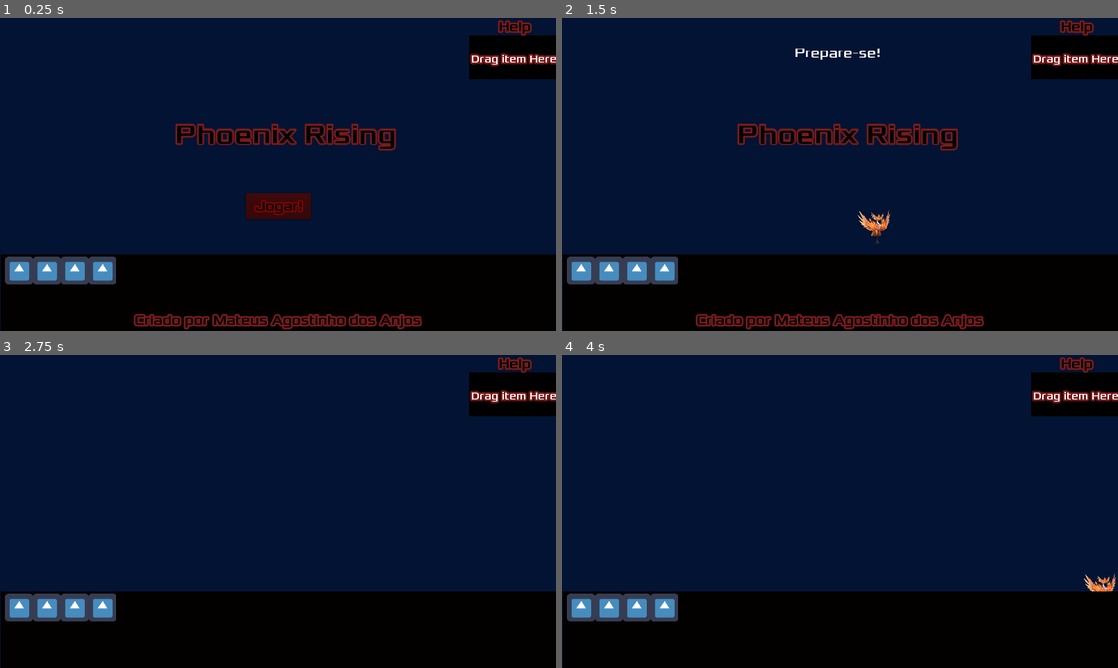
Above: before the commit, frames 1-4 (two rows, left to right).
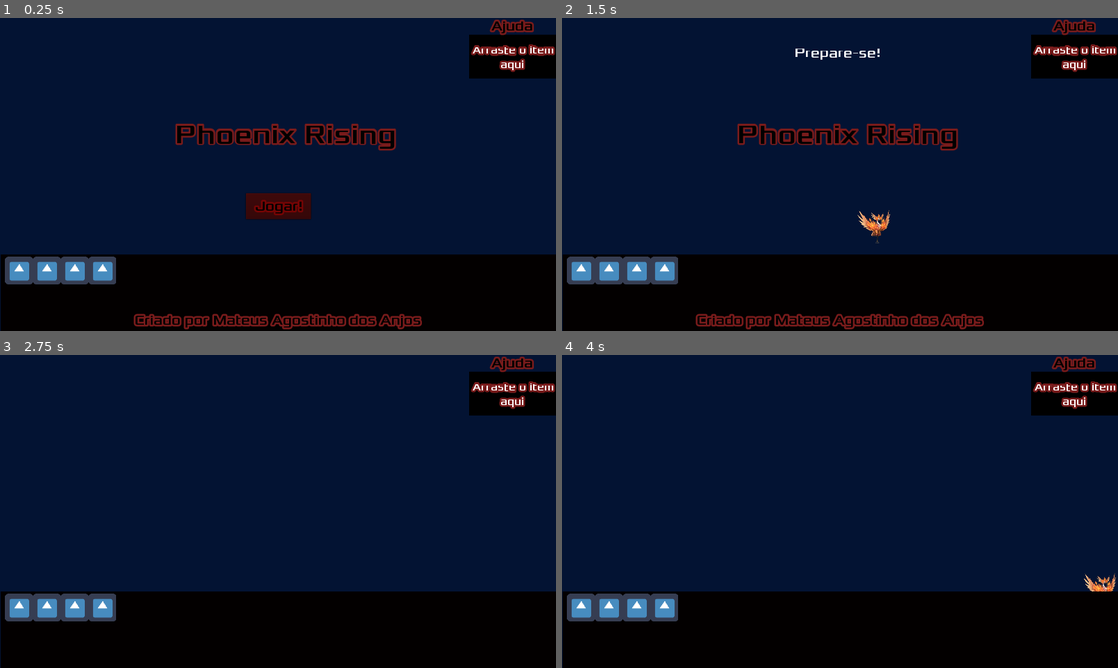
Above: after the commit, the same moments.

Repository: MateusdosAnjos/MAC0499
Game: Godot game, scene res://Main/Main.tscn
The game is run twice, just before and just after one commit, with the same random seed, the same clock (stepped at 60 frames per second) and the same inputs. The project has no main scene, so this scene is started directly.
Inputs (mouse positions are in pixels of both pictures, inside the frame that each line leads up to):
- Up to frame 1 (0.25 s): no input
- Up to frame 2 (1.5 s): click "Jogar!" at 0.5 s; tap Enter at 1.25 s; move the mouse to (1073, 55) at 1.27 s; hold Right (ui_right) from 1.28 s (still down); click (1073, 55) at 1.35 s
- Up to frame 3 (2.75 s): move the mouse to (166, 527) at 2.02 s; release Right (ui_right) at 2.03 s; hold Down (ui_down) from 2.03 s (still down); click (166, 527) at 2.1 s
- Up to frame 4 (4 s): move the mouse to (895, 442) at 2.77 s; release Down (ui_down) at 2.78 s; hold Right (ui_right) 2.78-3.53 s; click (895, 442) at 2.85 s; tap Space at 3.5 s; move the mouse to (812, 574) at 3.52 s; hold Up (ui_up) from 3.53 s (still down); click (812, 574) at 3.6 s

The runs differ from the first frame. In frame 1, 1.2% of the frame differs, in the area x 84-100%, y 0-20%; in frame 2, 1.2%; in frame 3, 1.2%; in frame 4, 1.2%.

Commit message:
Adicionado espaço de Ajuda

Diff:
--- a/Phoenix Rising/Help/Help.gd
+++ b/Phoenix Rising/Help/Help.gd
@@ -1,16 +1,78 @@
-extends Area2D
+extends TextureRect
 
-# Declare member variables here. Examples:
-# var a = 2
-# var b = "text"
+var items = []
 
-# Called when the node enters the scene tree for the first time.
+var grid = {}
+var cell_size = 32
+var grid_width = 0
+var grid_height = 0
+
 func _ready():
-    pass # Replace with function body.
+    var s = get_grid_size(self)
+    grid_width = s.x
+    grid_height = s.y
 
-# Called every frame. 'delta' is the elapsed time since the previous frame.
-#func _process(delta):
-#    pass
+    for x in range (grid_width):
+        grid[x] = {}
+        for y in range (grid_height):
+            grid[x][y] = false
 
-func _on_Help_mouse_entered():
-    print("Oe")
+func insert_item(item):
+    var item_pos = item.rect_global_position + Vector2(cell_size/2, cell_size/2)
+    var g_pos = pos_to_grid_coord(item_pos)
+    var item_size = get_grid_size(item)
+    if is_grid_space_available(g_pos.x, g_pos.y, item_size.x, item_size.y):
+        set_grid_space(g_pos.x, g_pos.y, item_size.x, item_size.y, true)
+        item.rect_global_position = rect_global_position + Vector2(g_pos.x, g_pos.y) * cell_size
+        items.append(item)
+        return true
+    else:
+        return false
+
+func grab_item(pos):
+    var item = get_item_under_pos(pos)
+    if item == null:
+        return null
+    var item_pos = item.rect_global_position + Vector2(cell_size/2, cell_size/2)
+    var g_pos = pos_to_grid_coord(item_pos)
+    var item_size = get_grid_size(item)
+    set_grid_space(g_pos.x, g_pos.y, item_size.x, item_size.y, false)
+    items.remove(items.find(item))
+    return item
+
+func get_item_under_pos(pos):
+    for item in items:
+        if item.get_global_rect().has_point(pos):
+            return item
+    return null
+
+
+func set_grid_space (x, y, w, h, state):
+        for i in range (x, grid_width):
+            for j in range (y, grid_height):
+                grid[i][j] = state
+
+func is_grid_space_available(x, y, w, h):
+    if x < 0 or y < 0:
+        return false
+    if x + w > grid_width or y + h > grid_height:
+        return false
+    for i in range (x, x + w):
+        for j in range (y, y + h):
+            if grid[i][j]:
+                return false
+    return true
+
+func pos_to_grid_coord(pos):
+    var local_pos = pos - rect_global_position
+    var results = {}
+    results.x = int(local_pos.x / cell_size)
+    results.y = int(local_pos.y / cell_size)
+    return results
+
+func get_grid_size(item):
+    var results = {}
+    var s = item.rect_size
+    results.x = clamp(int(s.x / cell_size), 1, 500)
+    results.y = clamp(int(s.y / cell_size), 1, 500)
+    return results
--- a/Phoenix Rising/Help/Help.tscn
+++ b/Phoenix Rising/Help/Help.tscn
@@ -1,50 +1,41 @@
-[gd_scene load_steps=6 format=2]
+[gd_scene load_steps=5 format=2]
 
 [ext_resource path="res://Help/Help.gd" type="Script" id=1]
 [ext_resource path="res://acessorios/fonts/Xolonium-Regular.ttf" type="DynamicFontData" id=2]
 
-[sub_resource type="RectangleShape2D" id=3]
-extents = Vector2( 101.311, 50.5204 )
-
-[sub_resource type="DynamicFont" id=1]
+[sub_resource type="DynamicFont" id=4]
 size = 32
 outline_size = 4
 outline_color = Color( 0.47451, 0.105882, 0.105882, 1 )
 font_data = ExtResource( 2 )
 
-[sub_resource type="DynamicFont" id=2]
+[sub_resource type="DynamicFont" id=3]
 size = 24
 outline_size = 4
 outline_color = Color( 0.47451, 0.105882, 0.105882, 1 )
 font_data = ExtResource( 2 )
 
-[node name="Help" type="Area2D"]
+[node name="Help" type="TextureRect"]
 script = ExtResource( 1 )
-
-[node name="CollisionShape2D" type="CollisionShape2D" parent="."]
-position = Vector2( 1180, 90 )
-shape = SubResource( 3 )
 
 [node name="HelpShape" type="Panel" parent="."]
 modulate = Color( 0, 0, 0, 1 )
-margin_left = 1080.0
-margin_top = 40.0
-margin_right = 1280.0
-margin_bottom = 140.0
+margin_right = 200.0
+margin_bottom = 100.0
 
 [node name="HelpLabel" type="Label" parent="."]
-margin_left = 1147.37
-margin_right = 1222.37
-margin_bottom = 39.0
-custom_fonts/font = SubResource( 1 )
+margin_left = 52.0
+margin_top = -40.0
+margin_right = 148.0
+custom_fonts/font = SubResource( 4 )
 custom_colors/font_color = Color( 0, 0, 0, 1 )
-text = "Help"
+text = "Ajuda"
 
 [node name="HowToUse" type="Label" parent="."]
-margin_left = 1084.9
-margin_top = 79.5789
-margin_right = 1279.9
-margin_bottom = 109.579
-custom_fonts/font = SubResource( 2 )
-text = "Drag item Here"
-[connection signal="mouse_entered" from="." to="." method="_on_Help_mouse_entered"]
+margin_left = 8.0
+margin_top = 21.0
+margin_right = 198.0
+margin_bottom = 84.0
+custom_fonts/font = SubResource( 3 )
+text = "Arraste o item
+        aqui"
--- a/Phoenix Rising/Main/Main.tscn
+++ b/Phoenix Rising/Main/Main.tscn
@@ -1,10 +1,9 @@
-[gd_scene load_steps=6 format=2]
+[gd_scene load_steps=5 format=2]
 
 [ext_resource path="res://Main/Main.gd" type="Script" id=1]
 [ext_resource path="res://Phoenix/Phoenix.tscn" type="PackedScene" id=2]
-[ext_resource path="res://Help/Help.tscn" type="PackedScene" id=3]
-[ext_resource path="res://itensDoJogo/Invertory.tscn" type="PackedScene" id=4]
-[ext_resource path="res://HUD/HUD.tscn" type="PackedScene" id=5]
+[ext_resource path="res://itensDoJogo/Invertory.tscn" type="PackedScene" id=3]
+[ext_resource path="res://HUD/HUD.tscn" type="PackedScene" id=4]
 
 [node name="Main" type="Node"]
 script = ExtResource( 1 )
@@ -19,10 +18,7 @@
 [node name="StartPosition" type="Position2D" parent="."]
 position = Vector2( 640, 480 )
 
-[node name="Help" parent="." instance=ExtResource( 3 )]
+[node name="Invertory" parent="." instance=ExtResource( 3 )]
 
-[node name="Invertory" parent="." instance=ExtResource( 4 )]
-
-[node name="HUD" parent="." instance=ExtResource( 5 )]
-[connection signal="mouse_entered" from="Help" to="." method="_on_Help_mouse_entered"]
+[node name="HUD" parent="." instance=ExtResource( 4 )]
 [connection signal="start_game" from="HUD" to="." method="_on_HUD_start_game"]
--- a/Phoenix Rising/itensDoJogo/Invertory.gd
+++ b/Phoenix Rising/itensDoJogo/Invertory.gd
@@ -5,6 +5,7 @@
 onready var inv_base = $InventoryBase
 onready var grid = $Grid
 onready var notGrid = $NotGrid
+onready var help = $Help
 
 
 var item_held = null
@@ -52,7 +53,7 @@
         return_item()
 
 func get_container_under_cursor(cursor_pos):
-    var containers = [grid, inv_base, notGrid]
+    var containers = [grid, help, inv_base, notGrid]
     for c in containers:
         if c.get_global_rect().has_point(cursor_pos):
             return c
--- a/Phoenix Rising/itensDoJogo/Invertory.tscn
+++ b/Phoenix Rising/itensDoJogo/Invertory.tscn
@@ -1,7 +1,8 @@
-[gd_scene load_steps=3 format=2]
+[gd_scene load_steps=4 format=2]
 
 [ext_resource path="res://itensDoJogo/Invertory.gd" type="Script" id=1]
 [ext_resource path="res://itensDoJogo/Grid.gd" type="Script" id=2]
+[ext_resource path="res://Help/Help.tscn" type="PackedScene" id=3]
 
 [node name="Invertory" type="Control"]
 anchor_left = 0.5
@@ -35,3 +36,9 @@
 margin_top = -358.0
 margin_right = 641.0
 margin_bottom = 183.0
+
+[node name="Help" parent="." instance=ExtResource( 3 )]
+margin_left = 439.656
+margin_top = -320.994
+margin_right = 639.656
+margin_bottom = -220.994
